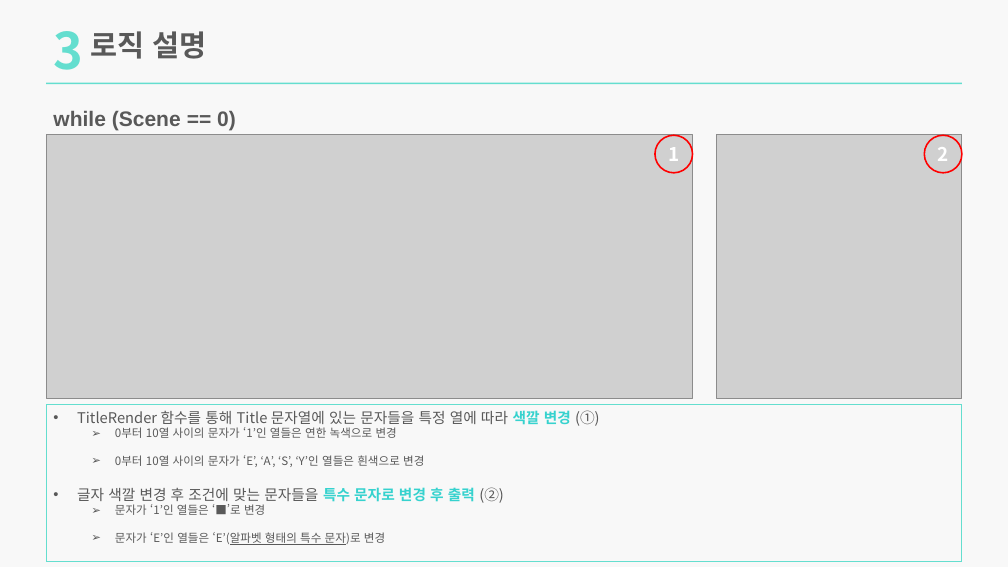
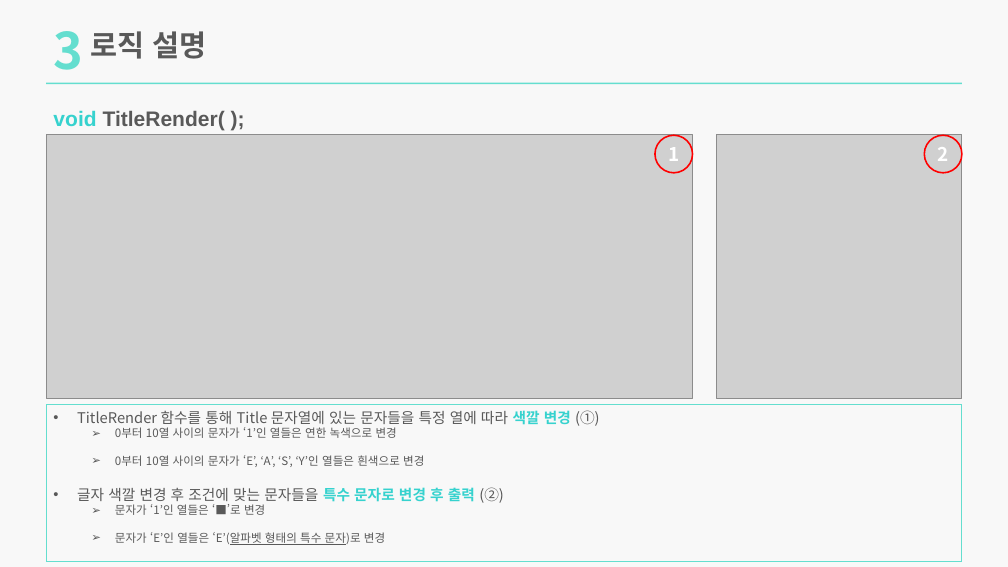
Before and after one commit to lim7635/MatchCard, a slide deck: slide 13 of MatchCard.pptx. Drawn at 1008x567 pixels with LibreOffice and Linux fonts; fonts in the diff are those of the drawing; grey boxes stand for pictures. Boxes give left, top, right and bottom in pixels: in the first picture for what was removed or moved away, otherwise in the second. Text is boxed around its words. In the diff, an @@ line names an element or a change of style, - is before the commit and + after.

```diff
--- a/MatchCard.pptx
+++ b/MatchCard.pptx
@@ text at box(53, 110, 225, 130): text changed @@
-while (Scene == 0)
+void TitleRender( );
```
Also in this commit, not shown: 9 other slides changed, 8 other files.
